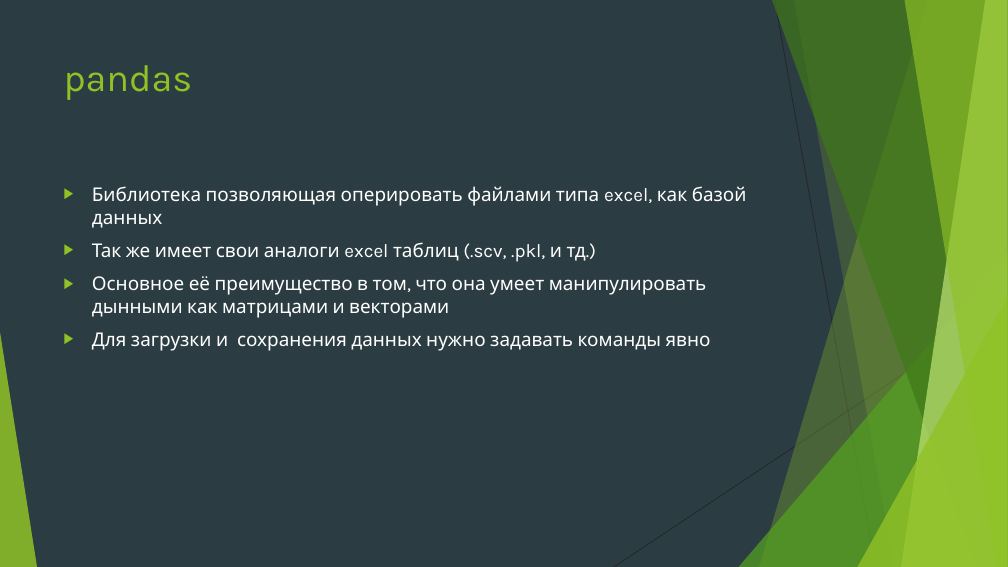
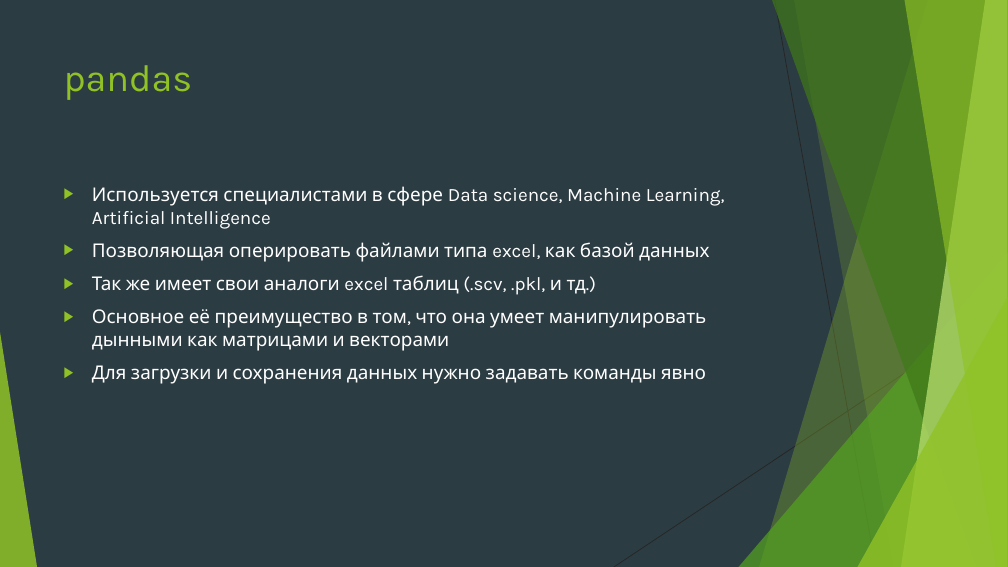
Before and after one commit to Yegor9151/for_corund, a slide deck: slide 12 of course_project_for_korund/ver 1.1/уроки/урок 7.pptx. Drawn at 1008x567 pixels with LibreOffice and Linux fonts; fonts in the diff are those of the drawing. Boxes give left, top, right and bottom in pixels: in the first picture for what was removed or moved away, otherwise in the second. Text is boxed around its words. In the diff, an @@ line names an element or a change of style, - is before the commit and + after.

```diff
--- a/course_project_for_korund/ver 1.1/уроки/урок 7.pptx
+++ b/course_project_for_korund/ver 1.1/уроки/урок 7.pptx
@@ text at box(92, 186, 725, 262): text changed @@
-▶ Библиотека позволяющая оперировать файлами типа excel, как базой данных
+▶ Используется специалистами в сфере Data science, Machine Learning, Artificial Intelligence
+▶ Позволяющая оперировать файлами типа excel, как базой данных
```
Also in this commit, not shown: 4 other slides changed, 6 slides added.
